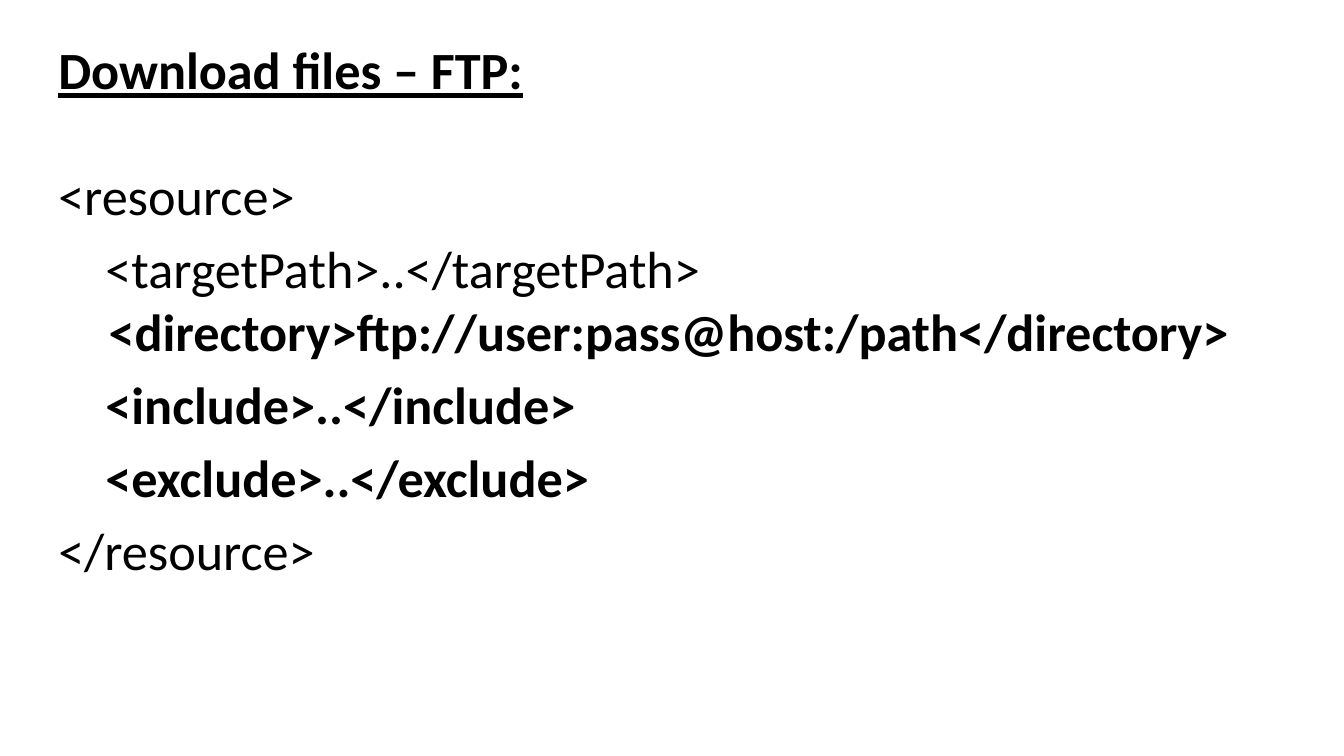
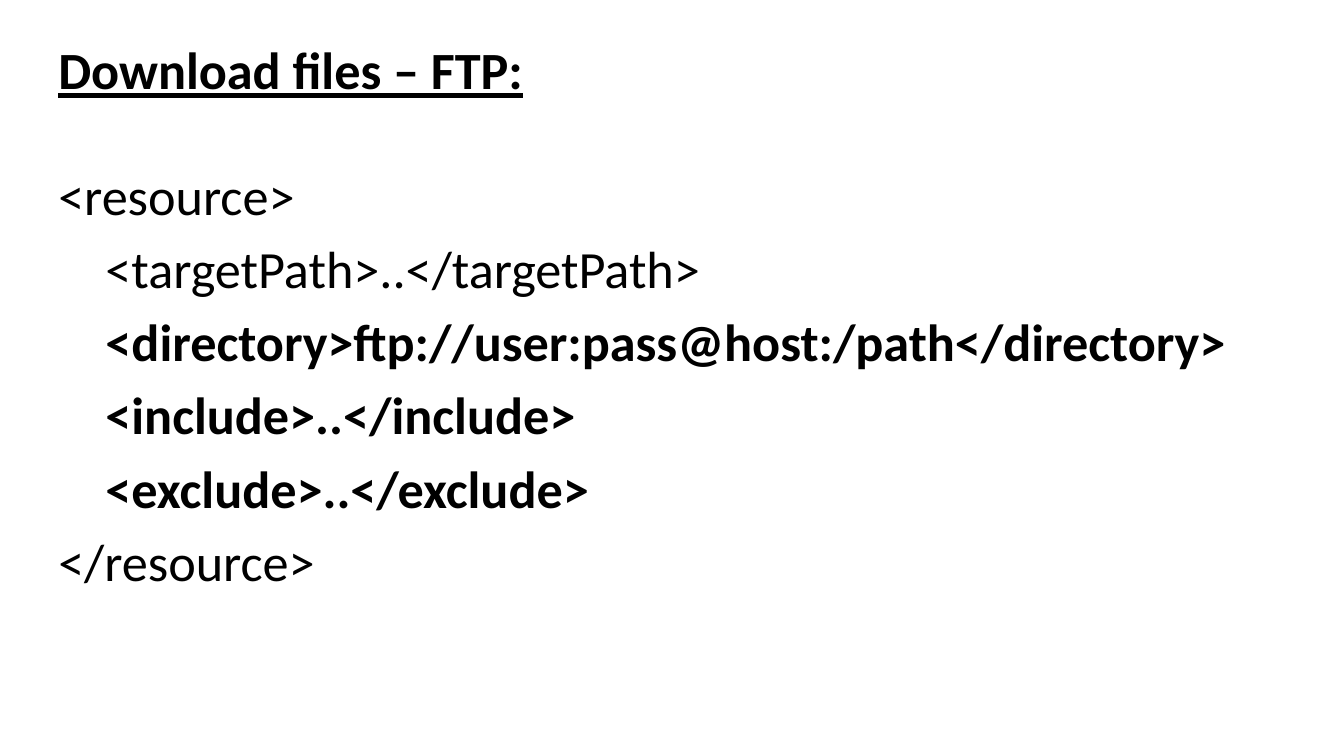
Before and after one commit to evgeny-goldin/maven-plugins, a slide deck: slide 33 of maven-plugins.pptx. Drawn at 1344x756 pixels with LibreOffice and Linux fonts; fonts in the diff are those of the drawing; background and template pictures are left out. Boxes give left, top, right and bottom in pixels: in the first picture for what was removed or moved away, otherwise in the second. Text is boxed around its words. In the diff, an @@ line names an element or a change of style, - is before the commit and + after.

```diff
--- a/maven-plugins.pptx
+++ b/maven-plugins.pptx
@@ text at (105,251,1225,370): text changed @@
-<targetPath>..</targetPath> <directory>ftp://user:pass@host:/path</directory>
+<targetPath>..</targetPath>
+<directory>ftp://user:pass@host:/path</directory>
```
Also in this commit, not shown: 9 other slides changed, 12 slides added, 1 slide removed.
